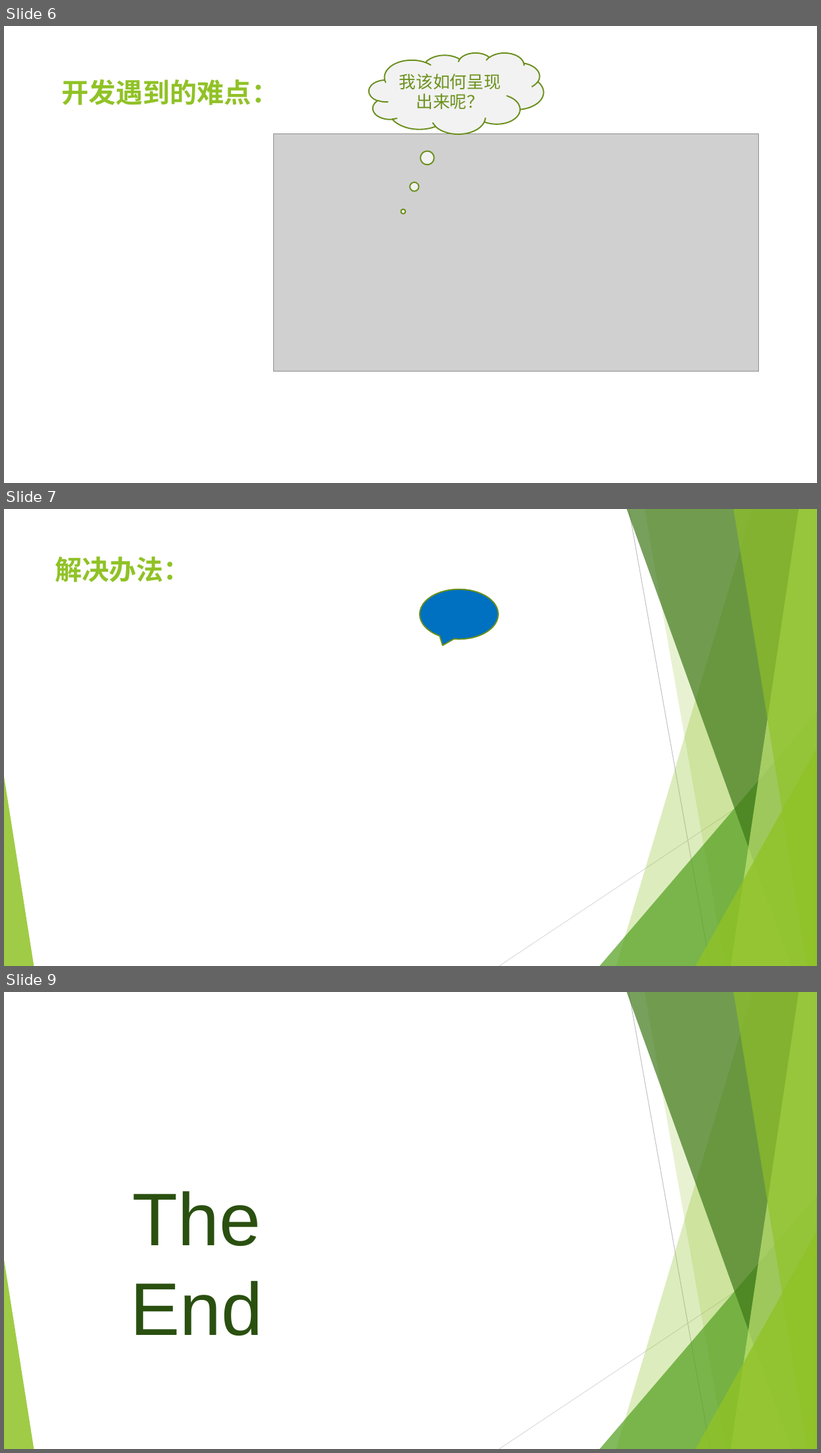
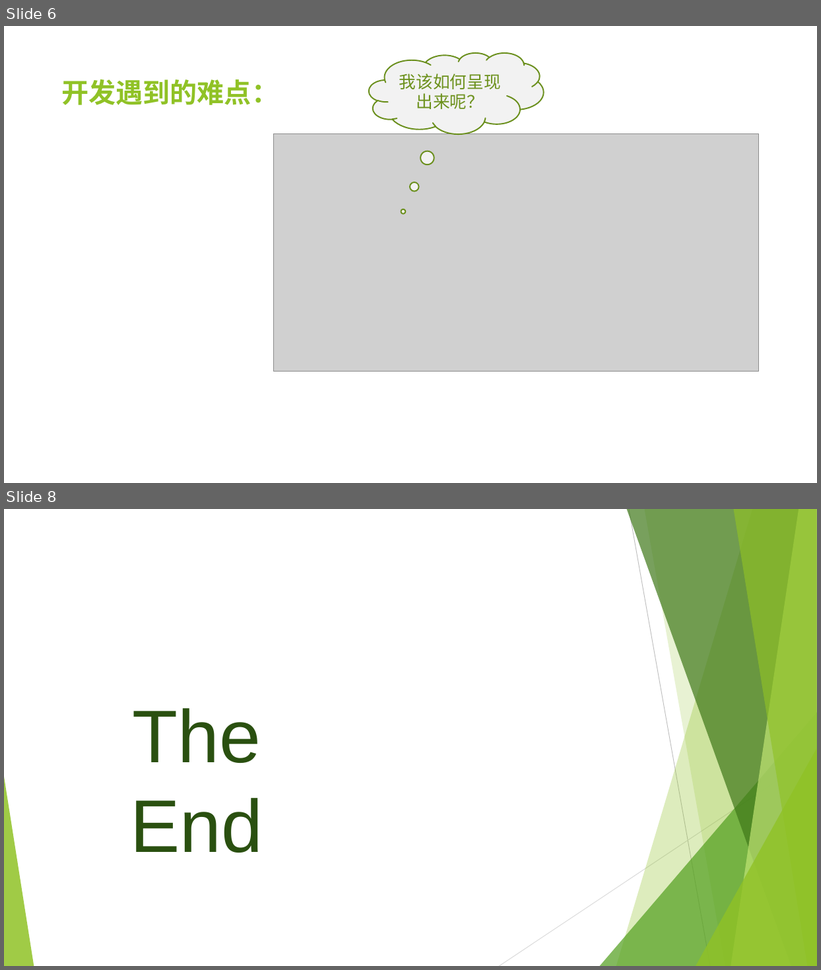
Before and after one commit to JerryandNibble/TradeUnion, a slide deck: 毕业设计答辩PPT/工会日常工作管理系统PPT.pptx. Shown one above the other, each under a label of ours: slides 6, 7 and 9 before the commit, slides 6 and 8 after it; the slides between them are not shown. The pictures are 821x1453 and 821x970 pixels, drawn with LibreOffice and Linux fonts; fonts in the diff are those of the drawing; grey boxes stand for pictures. Boxes give left, top, right and bottom in pixels: in the first picture for what was removed or moved away, otherwise in the second. Text is boxed around its words. In the diff, an @@ line names an element or a change of style, - is before the commit and + after.

```diff
--- a/毕业设计答辩PPT/工会日常工作管理系统PPT.pptx
+++ b/毕业设计答辩PPT/工会日常工作管理系统PPT.pptx
@@ slide 7 removed at <box>4,509,817,966</box>, background #FFFFFF; not listed: 10 template elements that a slide beside it also shows @@
@@ title removed at <box>55,557,191,582</box> @@
-解决办法：
@@ speech bubble removed at <box>420,590,499,640</box> @@
@@ what was slide 9 is now slide 8 @@
```
Also in this commit, not shown: 1 slide changed, 29 other files.
